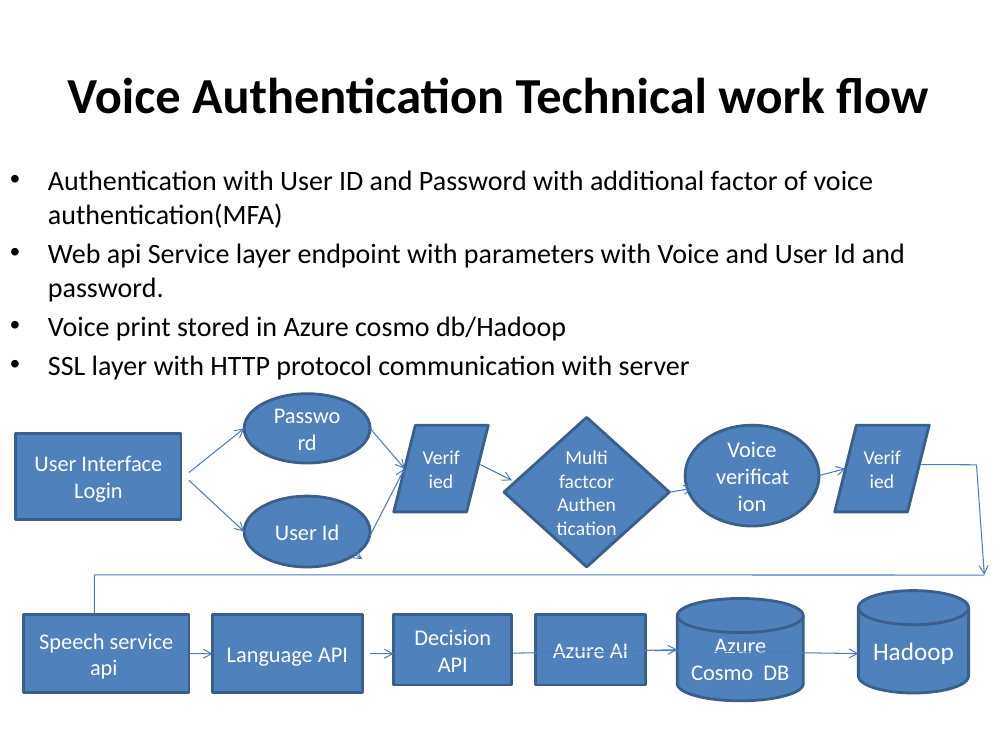
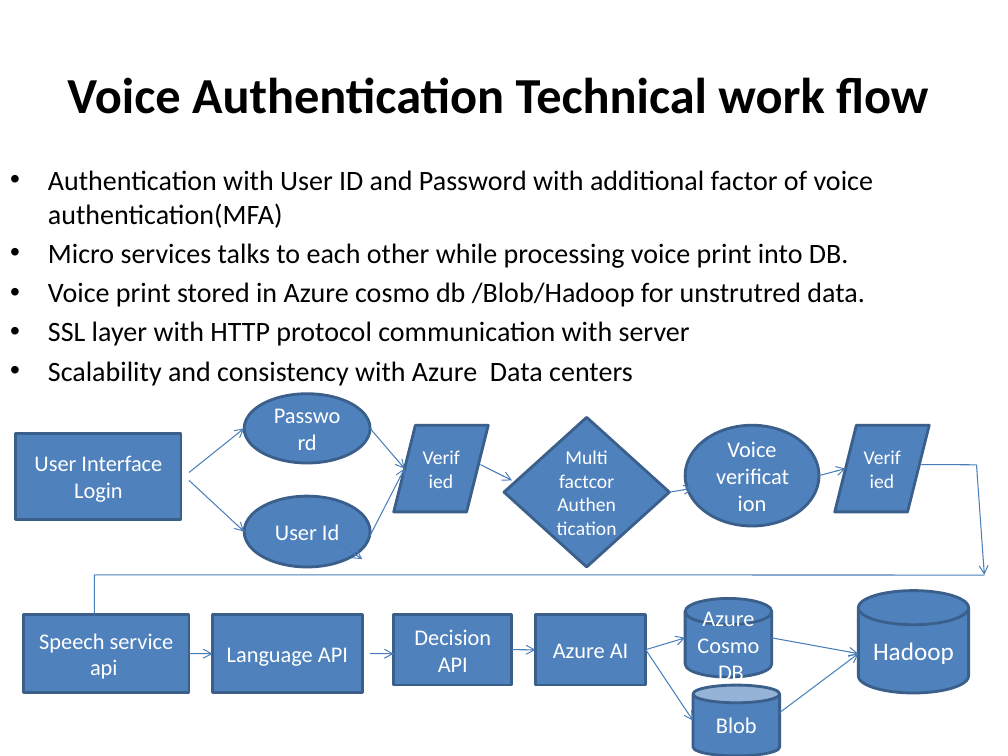
Before and after one commit to Dasharath009/VoiceAuthentication, a slide deck: slide 9 of Voice Authentication.pptx. Drawn at 1008x756 pixels with LibreOffice and Linux fonts; fonts in the diff are those of the drawing. Boxes give left, top, right and bottom in pixels: in the first picture for what was removed or moved away, otherwise in the second. Text is boxed around its words. In the diff, an @@ line names an element or a change of style, - is before the commit and + after.

Commit message:
Add files via upload
Updated extra features with identify voice biometrics prevent fraud.

```diff
--- a/Voice Authentication.pptx
+++ b/Voice Authentication.pptx
@@ text at [48,243,864,307]: text changed @@
-• Web api Service layer endpoint with parameters with Voice and User Id and password.
-• Voice print stored in Azure cosmo db/Hadoop
+• Micro services talks to each other while processing voice print into DB.
+• Voice print stored in Azure cosmo db /Blob/Hadoop for unstrutred data.
@@ text at [48,361,633,386]: paragraph added @@
+• Scalability and consistency with Azure Data centers
@@ cylinder "Azure Cosmo DB": place and size @@
-cylinder "Azure Cosmo DB" at [677,599,803,702]
+cylinder "Azure Cosmo DB" at [685,599,772,677]
@@ arrow moved from (457, 654) - (677, 650) to (512, 650) - (535, 650) @@
@@ arrow moved from (653, 650) - (859, 653) to (646, 650) - (694, 721) @@
@@ arrow added from (646, 650) to (685, 638), #4B7EBC 0.75 pt @@
@@ arrow added from (772, 638) to (859, 653), #4B7EBC 0.75 pt @@
@@ arrow added from (779, 713) to (859, 653), #4B7EBC 0.75 pt @@
@@ cylinder added at [694,685,780,756], fill #4F81BD, outline #3A5F8C 2 pt, 16 pt, text #FFFFFF @@
+Blob
```
Also in this commit, not shown: 1 other slide changed, 2 slides added.
